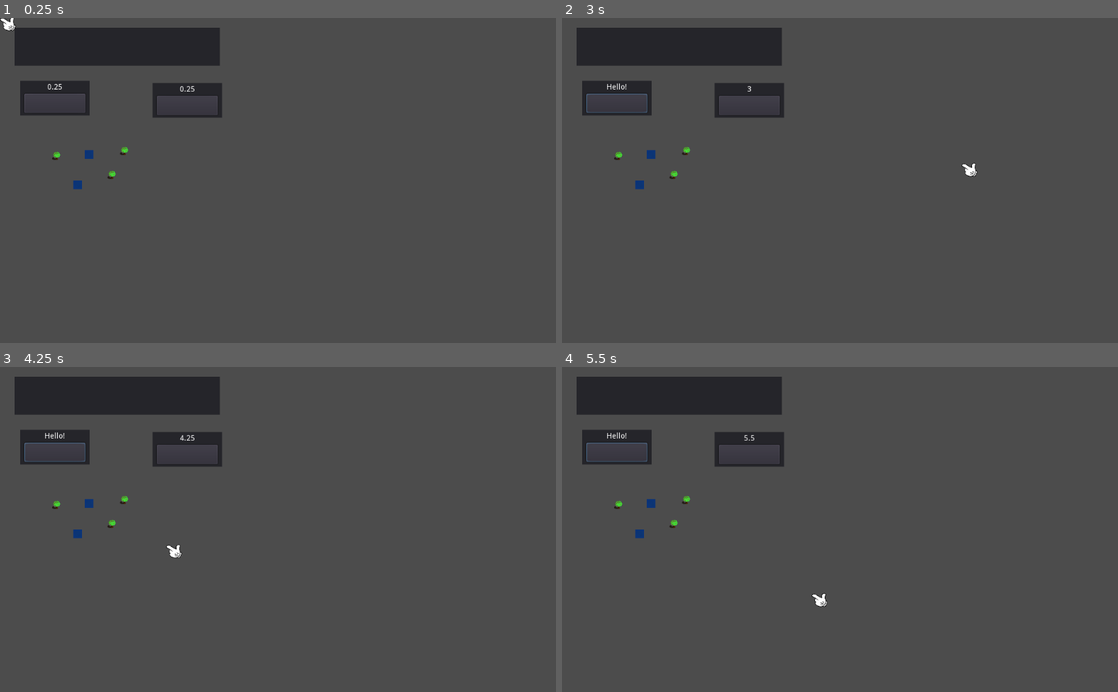
Above: before the commit, frames 1-4 (two rows, left to right).
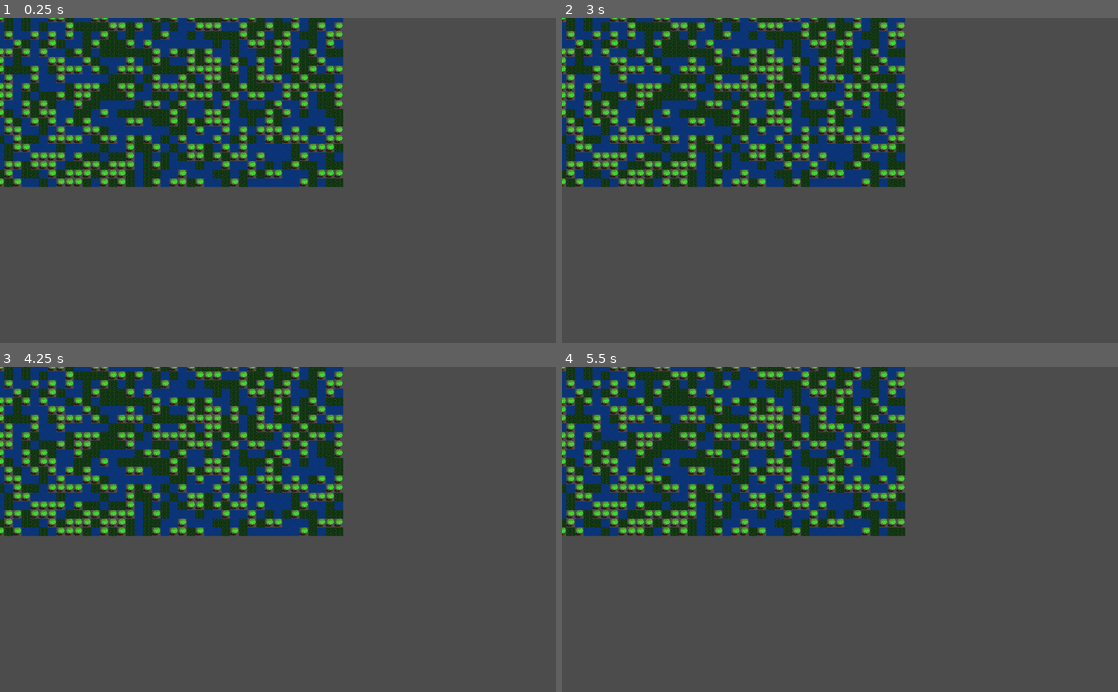
Above: after the commit, the same moments.

Repository: JamCamAbreu/AemonsNook
Game: Godot game, scene res://World/n2_world.tscn
The game is run twice, just before and just after one commit, with the same random seed, the same clock (stepped at 60 frames per second) and the same inputs. Before the commit the project starts from res://temp/testScreen.tscn.
Inputs (mouse positions are in pixels of both pictures, inside the frame that each line leads up to):
- Up to frame 1 (0.25 s): no input
- Up to frame 2 (3 s): click (617, 102) at 0.5 s, where only the run before the commit has a clickable "Press Me"; click (617, 102) at 1.25 s, where only the run before the commit has a clickable "Press Me"; click (617, 102) at 2 s, where only the run before the commit has a clickable "Press Me"; tap Enter at 2.75 s; move the mouse to (962, 164) at 2.77 s
- Up to frame 3 (4.25 s): tap Space at 3.5 s; move the mouse to (166, 545) at 3.52 s
- Up to frame 4 (5.5 s): tap Enter at 4.25 s; move the mouse to (895, 458) at 4.27 s; tap Space at 5 s; move the mouse to (812, 594) at 5.02 s

The runs differ from the first frame. In frame 1, 28% of the frame differs, in the area x 0-62%, y 0-53%; in frame 2, 28%, in the area x 0-75%, y 0-53%; in frame 3, 28%; in frame 4, 28%.

Commit message:
Map generation 1
Beginning scene now produces tiles

Diff:
--- a/AemonsNook/World/n2_tile.tscn
+++ b/AemonsNook/World/n2_tile.tscn
@@ -1,15 +1,15 @@
 [gd_scene load_steps=6 format=2]
 
 [ext_resource path="res://UI/scripts/n2_tile.gd" type="Script" id=1]
-[ext_resource path="res://World/textures/te_grassTile.tres" type="Texture" id=2]
+[ext_resource path="res://World/textures/te_treeTile.tres" type="Texture" id=2]
 [ext_resource path="res://World/textures/te_waterTile.tres" type="Texture" id=3]
-[ext_resource path="res://World/textures/te_treeTile.tres" type="Texture" id=4]
+[ext_resource path="res://World/textures/te_grassTile.tres" type="Texture" id=4]
 
 [sub_resource type="SpriteFrames" id=1]
 animations = [ {
 "frames": [ ExtResource( 2 ) ],
 "loop": true,
-"name": "grass",
+"name": "tree",
 "speed": 5.0
 }, {
 "frames": [ ExtResource( 3 ) ],
@@ -19,7 +19,7 @@
 }, {
 "frames": [ ExtResource( 4 ) ],
 "loop": true,
-"name": "tree",
+"name": "grass",
 "speed": 5.0
 } ]
 
@@ -28,4 +28,4 @@
 
 [node name="sprite" type="AnimatedSprite" parent="."]
 frames = SubResource( 1 )
-animation = "tree"
+animation = "grass"
--- /dev/null
+++ b/AemonsNook/World/n2_tiles.gd
@@ -0,0 +1,22 @@
+extends Node2D
+
+
+var WIDE = 40
+var TALL = 20
+var tiles = []
+
+# Called when the node enters the scene tree for the first time.
+func _ready():
+	var t = load("res://World/n2_tile.tscn")
+
+	var rows = TALL
+	var cols = WIDE
+	for r in range(rows):
+		tiles.append([])
+		tiles[r].resize(WIDE)
+
+		for c in range(cols):
+			var newTile = t.instance()
+			newTile.setTexture(newTile.tileType.grass)
+			newTile.translate(Vector2(c * 16, r * 16))
+			add_child(newTile)
--- /dev/null
+++ b/AemonsNook/World/n2_world.tscn
@@ -0,0 +1,8 @@
+[gd_scene load_steps=2 format=2]
+
+[ext_resource path="res://World/n2_tiles.gd" type="Script" id=1]
+
+[node name="n2_world" type="Node2D"]
+
+[node name="n2_tiles" type="Node2D" parent="."]
+script = ExtResource( 1 )
--- /dev/null
+++ b/AemonsNook/n2_world.gd
@@ -0,0 +1,28 @@
+extends Node2D
+
+var WIDE = 40
+var TALL = 20
+var tiles = []
+
+# Called when the node enters the scene tree for the first time.
+func _ready():
+	var t = load("res://World/n2_tile.tscn")
+
+	var rows = WIDE
+	var cols = TALL
+	for r in range(rows):
+		tiles.append([])
+		tiles[r].resize(WIDE)
+
+		for c in range(cols):
+			var newTile = t.instance()
+			newTile.setTexture(newTile.tileType.grass)
+			newTile.translate(Vector2(c + 1, r + 1))
+			add_child(newTile)
+			tiles[r][c] = newTile
+
+
+
+# Called every frame. 'delta' is the elapsed time since the previous frame.
+#func _process(delta):
+#	pass
--- a/AemonsNook/project.godot
+++ b/AemonsNook/project.godot
@@ -16,7 +16,7 @@
 [application]
 
 config/name="AemonsNook"
-run/main_scene="res://Temp/testScreen.tscn"
+run/main_scene="res://World/n2_world.tscn"
 config/icon="res://Config/icon.png"
 
 [rendering]
--- a/AemonsNook/temp/testScreen.tscn
+++ b/AemonsNook/temp/testScreen.tscn
@@ -44,7 +44,7 @@
 autostart = true
 
 [node name="n2_mouse" parent="." instance=ExtResource( 5 )]
-position = Vector2( -7.33612, 24.7394 )
+position = Vector2( -202.894, 354.896 )
 
 [node name="n2_tile" parent="." instance=ExtResource( 6 )]
 position = Vector2( 104.461, 254.575 )
